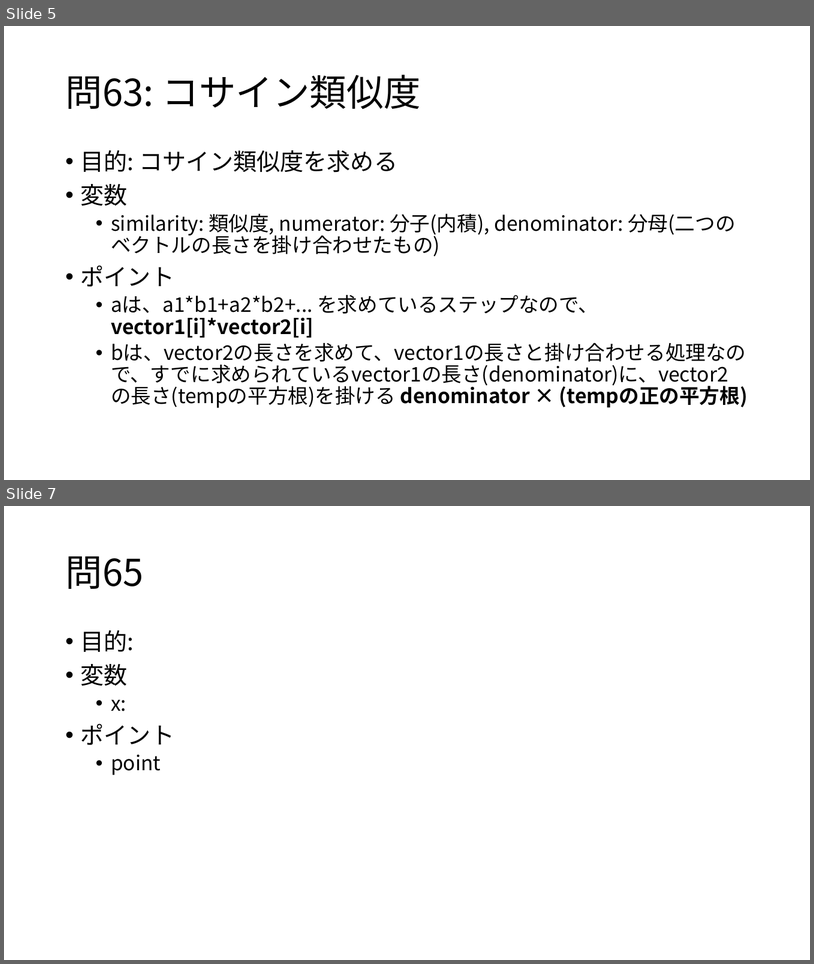
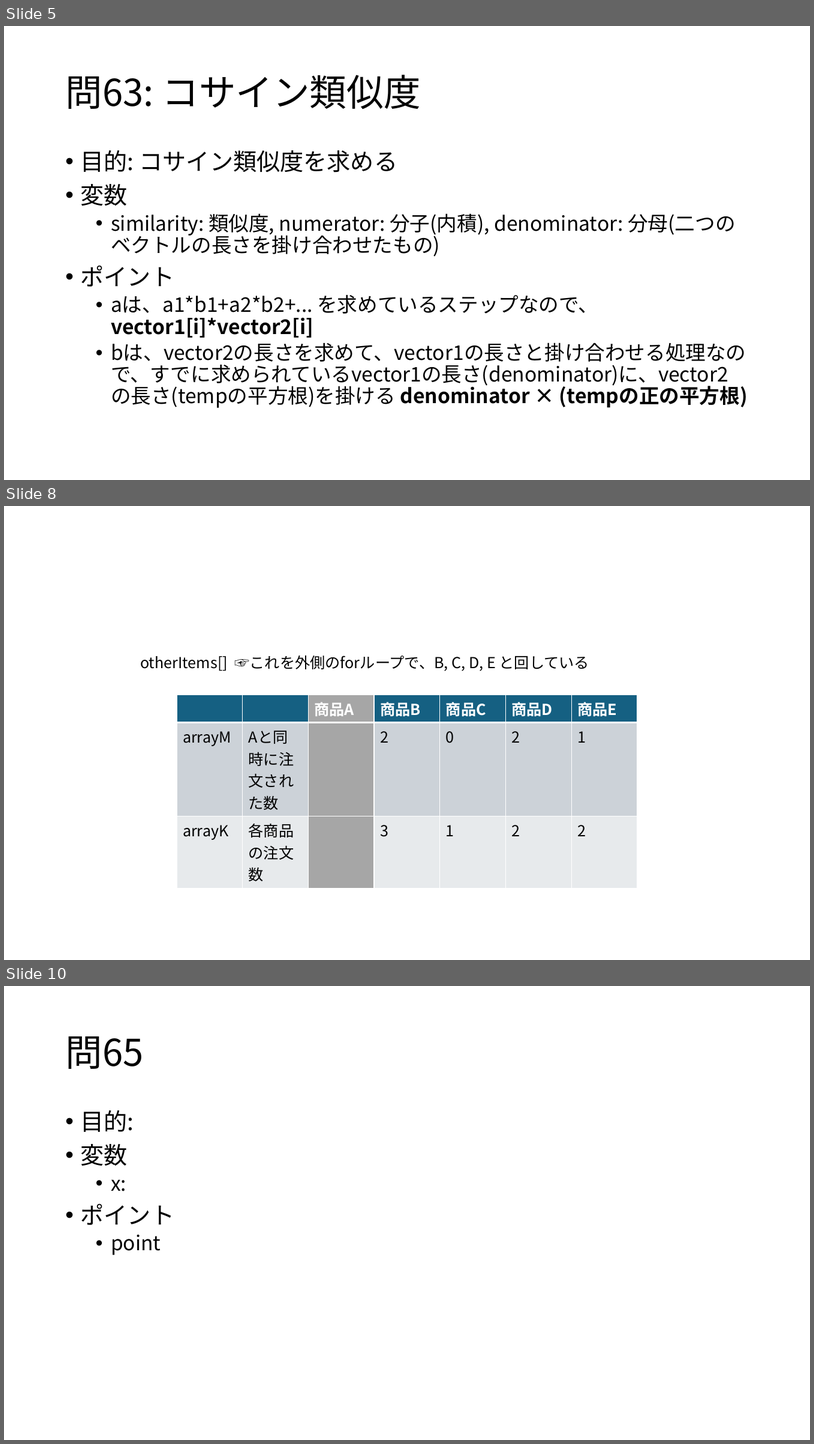
Before and after one commit to osamu377/FromZero, a slide deck: 問題集/問61-65.pptx. Shown one above the other, each under a label of ours: slides 5 and 7 before the commit, slides 5, 8 and 10 after it; the slides between them are not shown. The pictures are 814x964 and 814x1444 pixels, drawn with LibreOffice and Linux fonts; fonts in the diff are those of the drawing. Boxes give left, top, right and bottom in pixels: in the first picture for what was removed or moved away, otherwise in the second. Text is boxed around its words. In the diff, an @@ line names an element or a change of style, - is before the commit and + after.

```diff
--- a/問題集/問61-65.pptx
+++ b/問題集/問61-65.pptx
@@ slide 8 added at box(4, 506, 810, 960), background #FFFFFF @@
@@ text added at box(140, 655, 590, 671), 18 pt, text #000000 @@
+otherItems[] ☞これを外側のforループで、B, C, D, E と回している
@@ table added at box(177, 694, 639, 862), 3 rows, 7 columns @@
+ |  | 商品A | 商品B | 商品C | 商品D | 商品E
+arrayM | Aと同時に注文された数 |  | 2 | 0 | 2 | 1
+arrayK | 各商品の注文数 |  | 3 | 1 | 2 | 2
@@ what was slide 7 is now slide 10 @@
```
Also in this commit, not shown: 2 slides changed, 3 other slides added, 1 other file.
